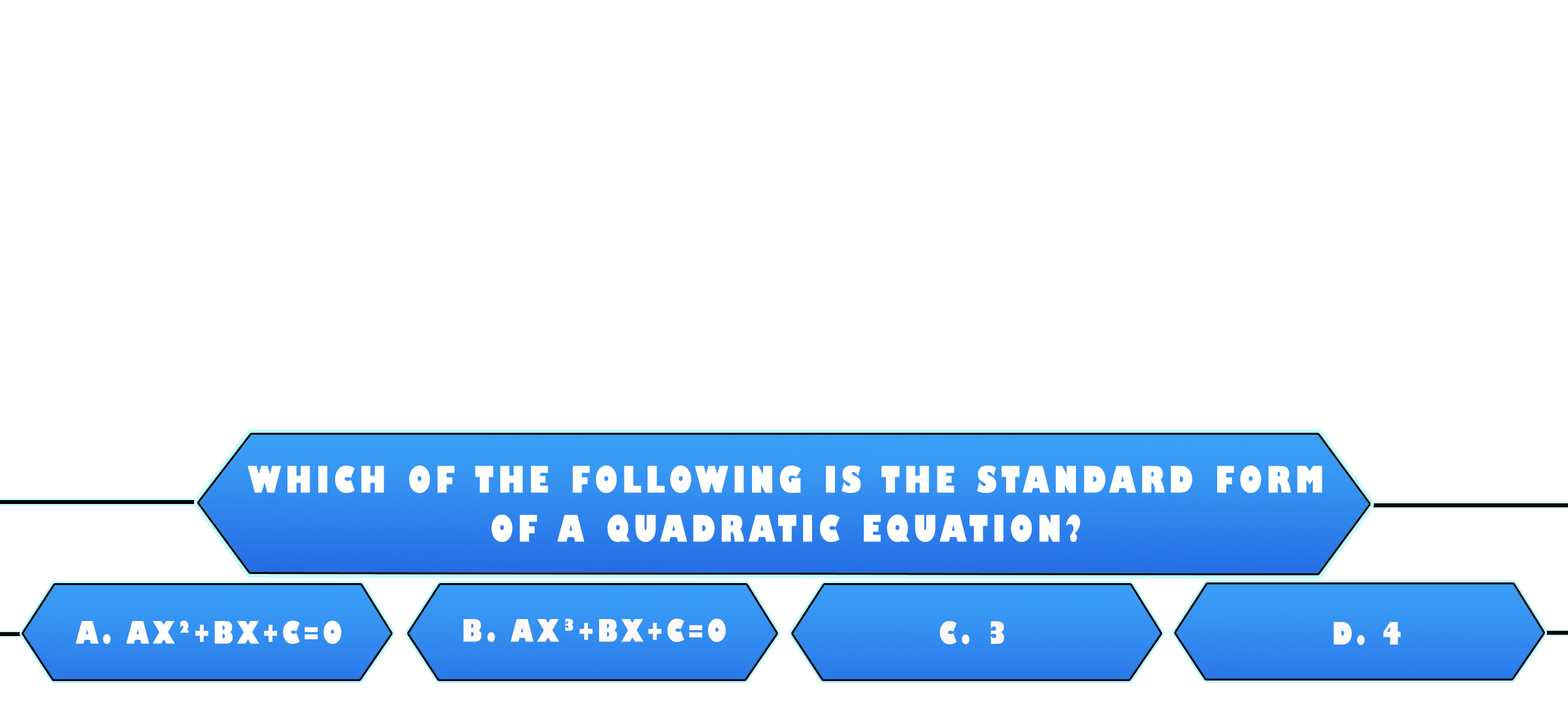
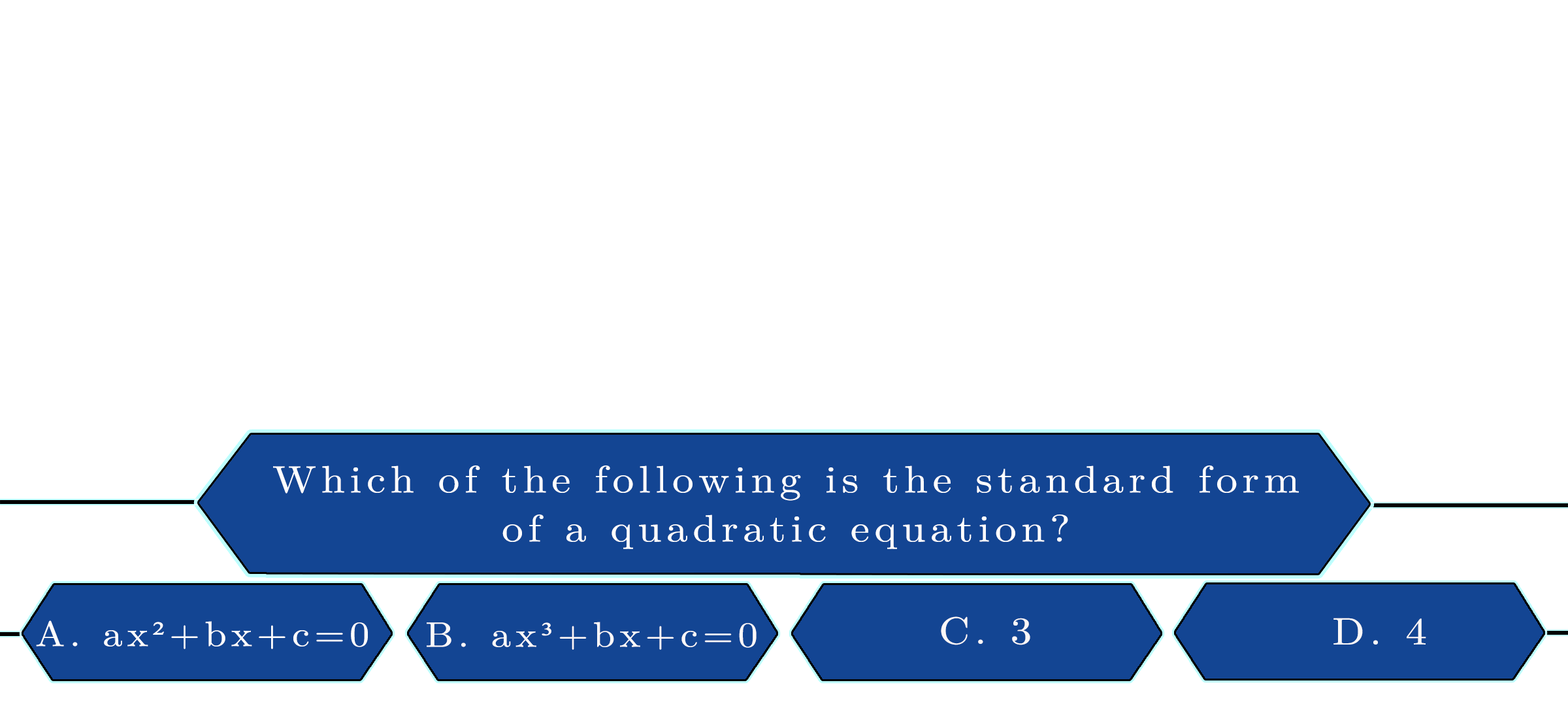
Layer changes from the first 1568x706 image to the second:
painted on "Which of the following is the standard form of a quadratic equa" over 247, 465, 1323, 549
painted on "Layer 7" over 199, 434, 1369, 573
painted on "d. 4" over 1333, 617, 1427, 645
painted on "Layer 9" over 1176, 584, 1544, 679
painted on "c. 3" over 939, 616, 1031, 645
painted on "Layer 9 copy" over 793, 584, 1161, 679
renamed "b. aX³+bx+c=0" to "b. ax³+bx+c=0", painted on it over 426, 618, 757, 650
painted on "Layer 9 copy 2" over 408, 584, 777, 679
renamed "a. aX²+bx+c=0" to "a. ax²+bx+c=0", painted on it over 35, 620, 368, 649
painted on "Layer 9 copy 3" over 23, 584, 391, 679
